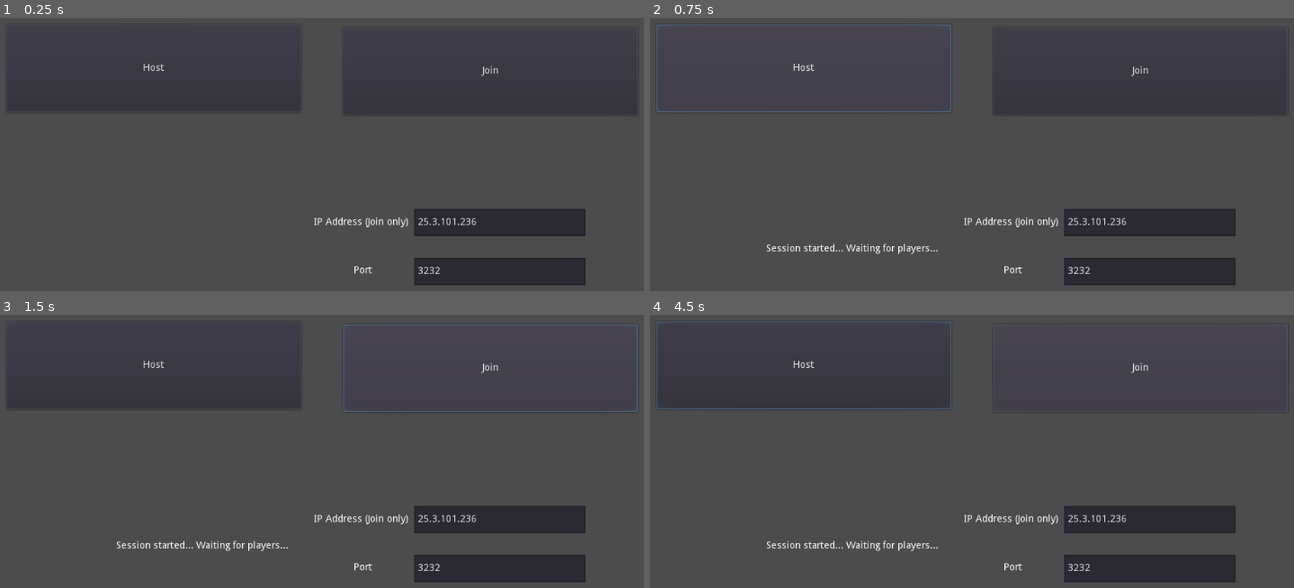
Above: before the commit, frames 1-4 (two rows, left to right).
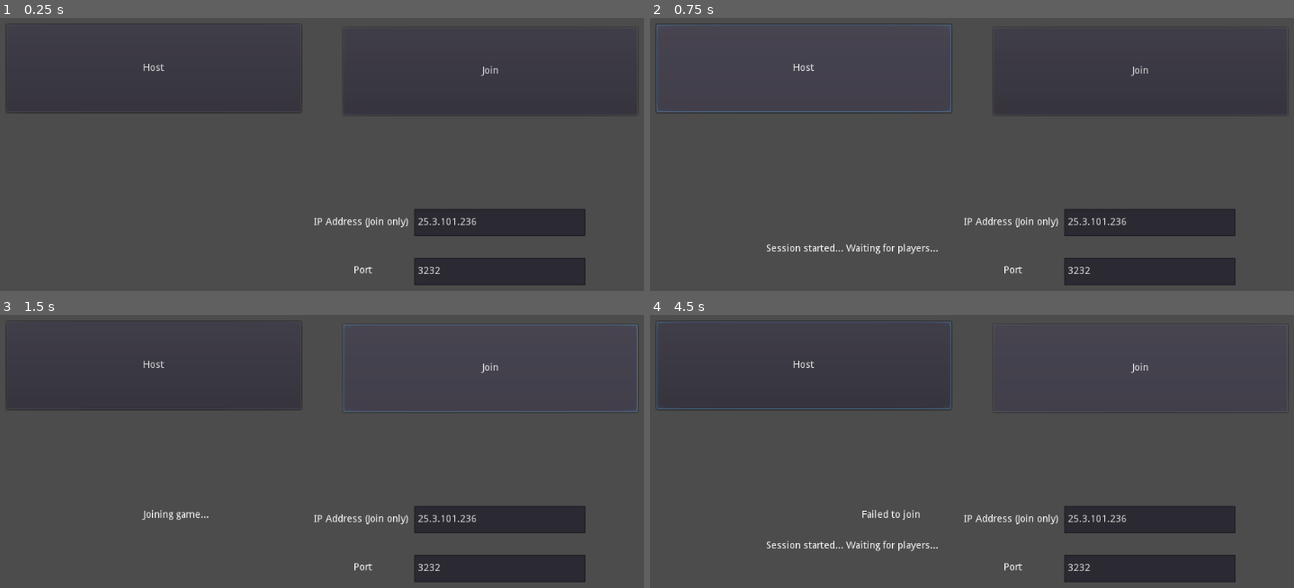
Above: after the commit, the same moments.

Repository: Boyquotes/GodotMultiplayerDemo
Game: Godot game, scene res://Lobby.tscn
Same seed, same stepped clock (60 frames per second), same inputs: the game is played once before the commit and once after it.
Inputs (mouse positions are in pixels of both pictures, inside the frame that each line leads up to):
- Up to frame 1 (0.25 s): no input
- Up to frame 2 (0.75 s): click "Host" at 0.5 s
- Up to frame 3 (1.5 s): click "Join" at 1.25 s
- Up to frame 4 (4.5 s): click "Host" at 2 s; move the mouse to (1120, 476) at 2.77 s; hold D (move_right) 2.78-3.53 s; move the mouse to (817, 519) at 3.52 s; hold S (move_backward) 3.53-4.28 s; move the mouse to (1036, 405) at 4.27 s; hold D (move_right) from 4.28 s (still down)

The runs differ from the first frame. In frame 3, 0.5% of the frame differs, in the area x 18-45%, y 71-87%; in frame 4, 0.1%.

Commit message:
Added fps cam

Diff:
--- a/Character.gd
+++ b/Character.gd
@@ -1,9 +1,12 @@
-
 extends KinematicBody
 
 export var speed = 5
 
 var direction = Vector3()
+var gravity = -30
+var max_speed = 8
+var mouse_sensitivity = 0.002  # radians/pixel
+var velocity = Vector3()
 
 func _ready():
 	if is_network_master():
--- a/Character.tscn
+++ b/Character.tscn
@@ -19,4 +19,4 @@
 material/0 = null
 
 [node name="Camera" type="Camera" parent="."]
-transform = Transform( 1, 0, 0, 0, 0.866025, 0.5, 0, -0.5, 0.866025, 0, 3.85133, 5.98935 )
+transform = Transform( 1, 0, 0, 0, 1, 0, 0, 0, 1, -0.0745684, 0.810757, -0.968031 )
--- a/Game.gd
+++ b/Game.gd
@@ -4,13 +4,13 @@
 onready var player2pos = $Player2Pos
 
 func _ready():
-	var player1 = preload("res://Character.tscn").instance()
+	var player1 = preload("res://NewFPSCont.tscn").instance()
 	player1.set_name(str(get_tree().get_network_unique_id()))
 	player1.set_network_master(get_tree().get_network_unique_id())
 	player1.global_transform = player1pos.global_transform
 	add_child(player1)
 
-	var player2 = preload("res://Character.tscn").instance()
+	var player2 = preload("res://NewFPSCont.tscn").instance()
 	player2.set_name(str(Globals.player2id))
 	player2.set_network_master(Globals.player2id)
 	player2.global_transform = player2pos.global_transform
--- a/Game.tscn
+++ b/Game.tscn
@@ -1,22 +1,54 @@
-[gd_scene load_steps=3 format=2]
+[gd_scene load_steps=7 format=2]
 
 [ext_resource path="res://Game.gd" type="Script" id=1]
+[ext_resource path="res://UE4_1m x 1m.png" type="Texture" id=2]
 
-[sub_resource type="CubeMesh" id=1]
-size = Vector3( 20, 2, 20 )
+[sub_resource type="BoxShape" id=1]
+
+[sub_resource type="BoxShape" id=4]
+
+[sub_resource type="CubeMesh" id=2]
+size = Vector3( 50, 2, 50 )
+
+[sub_resource type="SpatialMaterial" id=3]
+flags_world_triplanar = true
+albedo_texture = ExtResource( 2 )
 
 [node name="Game" type="Spatial"]
 script = ExtResource( 1 )
 
+[node name="StaticBody" type="StaticBody" parent="."]
+transform = Transform( 1, 0, 0, 0, 1, 0, 0, 0, 1, 0.0250816, 0.0856628, -0.00168991 )
+
+[node name="CollisionShape" type="CollisionShape" parent="StaticBody"]
+transform = Transform( 25, 0, 0, 0, 1, 0, 0, 0, 25, 0, 0, 0 )
+shape = SubResource( 1 )
+
+[node name="CollisionShape2" type="CollisionShape" parent="StaticBody"]
+transform = Transform( 25, 0, 0, 0, 10, 0, 0, 0, 1, 0, 11, -24 )
+shape = SubResource( 4 )
+
+[node name="CollisionShape3" type="CollisionShape" parent="StaticBody"]
+transform = Transform( 25, 0, 0, 0, 10, 0, 0, 0, 1, 0, 11, 24 )
+shape = SubResource( 4 )
+
+[node name="CollisionShape4" type="CollisionShape" parent="StaticBody"]
+transform = Transform( -1.09278e-06, 0, -1, 0, 10, 0, 25, 0, -4.37114e-08, -24, 11, 0 )
+shape = SubResource( 4 )
+
+[node name="CollisionShape5" type="CollisionShape" parent="StaticBody"]
+transform = Transform( -1.09278e-06, 0, -1, 0, 10, 0, 25, 0, -4.37114e-08, 24, 11, 0 )
+shape = SubResource( 4 )
+
 [node name="MeshInstance" type="MeshInstance" parent="."]
-mesh = SubResource( 1 )
-material/0 = null
+mesh = SubResource( 2 )
+material/0 = SubResource( 3 )
 
 [node name="Player1Pos" type="Position3D" parent="."]
-transform = Transform( 1, 0, 0, 0, 1, 0, 0, 0, 1, -5.12, 2, 0 )
+transform = Transform( 1, 0, 0, 0, 1, 0, 0, 0, 1, -5.12, 3, 0 )
 
 [node name="Player2Pos" type="Position3D" parent="."]
-transform = Transform( 1, 0, 0, 0, 1, 0, 0, 0, 1, 6.426, 2, 0 )
+transform = Transform( 1, 0, 0, 0, 1, 0, 0, 0, 1, 6.426, 3, 0 )
 
 [node name="DirectionalLight" type="DirectionalLight" parent="."]
 transform = Transform( -0.9747, -0.108862, 0.195214, 0.202755, -0.798214, 0.567226, 0.0940732, 0.592455, 0.800092, 0, 20.4719, 35.2436 )
--- a/Lobby.gd
+++ b/Lobby.gd
@@ -6,20 +6,28 @@
 # Called when the node enters the scene tree for the first time.
 func _ready():
 	get_tree().connect("network_peer_connected", self, "_player_connected")
-	$WaitText.hide()
 
 func _on_ButtonHost_pressed():
 	var net = NetworkedMultiplayerENet.new()
 	net.create_server(PORT, 2)
 	get_tree().set_network_peer(net)
-	print("Started hosted session at port ", PORT, " and IP ", IP_ADDR)
+	print("Started hosted session at port ", PORT)
 	$WaitText.show()
+	$Joining.hide()
+	$Failed.hide()
+
+	#var game = preload("res://Game.tscn").instance()
+	#get_tree().get_root().add_child(game)
+	#hide()
 
 func _on_ButtonJoin_pressed():
 	var net = NetworkedMultiplayerENet.new()
 	print("Creating client on ", PORT, " ", IP_ADDR)
 	net.create_client(IP_ADDR, PORT)
 	get_tree().set_network_peer(net)
+	$Timer.start(3)
+	$Joining.show()
+	$WaitText.hide()
 
 func _player_connected(id):
 	Globals.player2id = id
@@ -32,3 +40,6 @@
 
 func _on_Port_text_changed(new_text):
 	PORT = int(new_text)
+
+func _on_Timer_timeout():
+	$Failed.show()
--- a/Lobby.tscn
+++ b/Lobby.tscn
@@ -6,6 +6,17 @@
 script = ExtResource( 1 )
 
 [node name="ButtonHost" type="Button" parent="."]
+margin_left = 76.0
+margin_top = 48.0
+margin_right = 495.0
+margin_bottom = 173.0
+rect_pivot_offset = Vector2( -537, -94 )
+text = "Host"
+__meta__ = {
+"_edit_use_anchors_": false
+}
+
+[node name="ButtonHost2" type="Button" parent="."]
 margin_left = 76.0
 margin_top = 48.0
 margin_right = 495.0
@@ -68,6 +79,7 @@
 }
 
 [node name="WaitText" type="Label" parent="."]
+visible = false
 margin_left = 232.0
 margin_top = 361.0
 margin_right = 477.0
@@ -76,7 +88,33 @@
 __meta__ = {
 "_edit_use_anchors_": false
 }
+
+[node name="Timer" type="Timer" parent="."]
+
+[node name="Joining" type="Label" parent="."]
+visible = false
+margin_left = 271.09
+margin_top = 317.382
+margin_right = 422.09
+margin_bottom = 347.382
+text = "Joining game..."
+__meta__ = {
+"_edit_use_anchors_": false
+}
+
+[node name="Failed" type="Label" parent="."]
+visible = false
+margin_left = 368.198
+margin_top = 317.382
+margin_right = 519.198
+margin_bottom = 347.382
+text = "Failed to join"
+__meta__ = {
+"_edit_use_anchors_": false
+}
 [connection signal="pressed" from="ButtonHost" to="." method="_on_ButtonHost_pressed"]
+[connection signal="pressed" from="ButtonHost2" to="." method="_on_ButtonHost_pressed"]
 [connection signal="pressed" from="ButtonJoin" to="." method="_on_ButtonJoin_pressed"]
 [connection signal="text_changed" from="IP Address" to="." method="_on_IP_Address_text_changed"]
 [connection signal="text_changed" from="Port" to="." method="_on_Port_text_changed"]
+[connection signal="timeout" from="Timer" to="." method="_on_Timer_timeout"]
--- /dev/null
+++ b/NewFPSCont.gd
@@ -0,0 +1,73 @@
+extends KinematicBody
+
+var speed = 10
+var h_acceleration = 6
+var air_acceleration = 1
+var normal_acceleration = 6
+var gravity = 20
+var jump = 20
+var full_contact = false
+
+var mouse_sensitivity = 0.03
+
+var direction = Vector3()
+var h_velocity = Vector3()
+var movement = Vector3()
+var gravity_vec = Vector3()
+
+onready var head = $Head
+onready var ground_check = $GroundCheck
+
+func _ready():
+	Input.set_mouse_mode(Input.MOUSE_MODE_CAPTURED)
+
+func _input(event):
+	if not is_network_master():
+		return
+	if event is InputEventMouseMotion:
+		rotate_y(deg2rad(-event.relative.x * mouse_sensitivity))
+		head.rotate_x(deg2rad(-event.relative.y * mouse_sensitivity))
+		head.rotation.x = clamp(head.rotation.x, deg2rad(-89), deg2rad(89))
+	elif event is InputEventKey and event.scancode == KEY_ESCAPE:
+		Input.set_mouse_mode(Input.MOUSE_MODE_VISIBLE)
+
+func _physics_process(delta):
+	if not is_network_master():
+		return
+	direction = Vector3()
+
+	full_contact = ground_check.is_colliding()
+
+	if not is_on_floor():
+		gravity_vec += Vector3.DOWN * gravity * delta
+		h_acceleration = air_acceleration
+	elif is_on_floor() and full_contact:
+		gravity_vec = -get_floor_normal() * gravity
+		h_acceleration = normal_acceleration
+	else:
+		gravity_vec = -get_floor_normal()
+		h_acceleration = normal_acceleration
+
+	if Input.is_action_just_pressed("jump") and (is_on_floor() or ground_check.is_colliding()):
+		gravity_vec = Vector3.UP * jump
+
+	if Input.is_action_pressed("move_forward") and is_on_floor():
+		direction -= transform.basis.z
+	elif Input.is_action_pressed("move_backward") and is_on_floor():
+		direction += transform.basis.z
+	if Input.is_action_pressed("move_left") and is_on_floor():
+		direction -= transform.basis.x
+	elif Input.is_action_pressed("move_right") and is_on_floor():
+		direction += transform.basis.x
+
+	direction = direction.normalized()
+	h_velocity = h_velocity.linear_interpolate(direction * speed, h_acceleration * delta)
+	movement.z = h_velocity.z + gravity_vec.z
+	movement.x = h_velocity.x + gravity_vec.x
+	movement.y = gravity_vec.y
+	move_and_slide(movement, Vector3.UP)
+	rpc_unreliable("_set_position", global_transform.origin, rotation)
+
+remote func _set_position(pos, rot):
+	global_transform.origin = pos
+	rotation = rot
--- /dev/null
+++ b/NewFPSCont.tscn
@@ -0,0 +1,45 @@
+[gd_scene load_steps=6 format=2]
+
+[ext_resource path="res://NewFPSCont.gd" type="Script" id=1]
+
+[sub_resource type="CapsuleMesh" id=1]
+mid_height = 3.0
+
+[sub_resource type="CapsuleShape" id=2]
+height = 3.0
+
+[sub_resource type="CylinderShape" id=3]
+
+[sub_resource type="CubeMesh" id=4]
+
+[node name="NewFPSCont" type="KinematicBody"]
+script = ExtResource( 1 )
+
+[node name="Body" type="MeshInstance" parent="."]
+transform = Transform( 1, 0, 0, 0, -1.62921e-07, -1, 0, 1, -1.62921e-07, 0, 0, 0 )
+cast_shadow = 0
+mesh = SubResource( 1 )
+material/0 = null
+
+[node name="CollisionShape" type="CollisionShape" parent="."]
+transform = Transform( 1, 0, 0, 0, -1.62921e-07, -1, 0, 1, -1.62921e-07, 0, 0, 0 )
+shape = SubResource( 2 )
+
+[node name="Foot" type="CollisionShape" parent="."]
+transform = Transform( 1, 0, 0, 0, 1, 0, 0, 0, 1, 0, -1.5, 0 )
+shape = SubResource( 3 )
+
+[node name="Head" type="Spatial" parent="."]
+transform = Transform( 1, 0, 0, 0, 1, 0, 0, 0, 1, 0, 1.25, 0 )
+
+[node name="Camera" type="Camera" parent="Head"]
+
+[node name="GroundCheck" type="RayCast" parent="."]
+transform = Transform( 1, 0, 0, 0, 1, 0, 0, 0, 1, 0, -2, 0 )
+enabled = true
+cast_to = Vector3( 0, -1.5, 0 )
+
+[node name="MeshInstance2" type="MeshInstance" parent="."]
+transform = Transform( 1, 0, 0, 0, 1, 0, 0, 0, 1, 0, -0.420108, -1.97023 )
+mesh = SubResource( 4 )
+material/0 = null
--- a/project.godot
+++ b/project.godot
@@ -15,7 +15,7 @@
 
 [application]
 
-config/name="MultiplayerDemoGarbij"
+config/name="MultiplayerDemo"
 run/main_scene="res://Lobby.tscn"
 config/icon="res://icon.png"
 
@@ -45,6 +45,11 @@
 "events": [ Object(InputEventKey,"resource_local_to_scene":false,"resource_name":"","device":0,"alt":false,"shift":false,"control":false,"meta":false,"command":false,"pressed":false,"scancode":83,"unicode":0,"echo":false,"script":null)
  ]
 }
+jump={
+"deadzone": 0.5,
+"events": [ Object(InputEventKey,"resource_local_to_scene":false,"resource_name":"","device":0,"alt":false,"shift":false,"control":false,"meta":false,"command":false,"pressed":false,"scancode":32,"unicode":0,"echo":false,"script":null)
+ ]
+}
 
 [rendering]
 
Not shown, changed: .mono/metadata/ide_messaging_meta.txt
Binary file added: UE4_1m x 1m.png
Not shown, added: UE4_1m x 1m.png.import
Not shown, changed: LICENSE
Not shown, changed: build/test.pck
